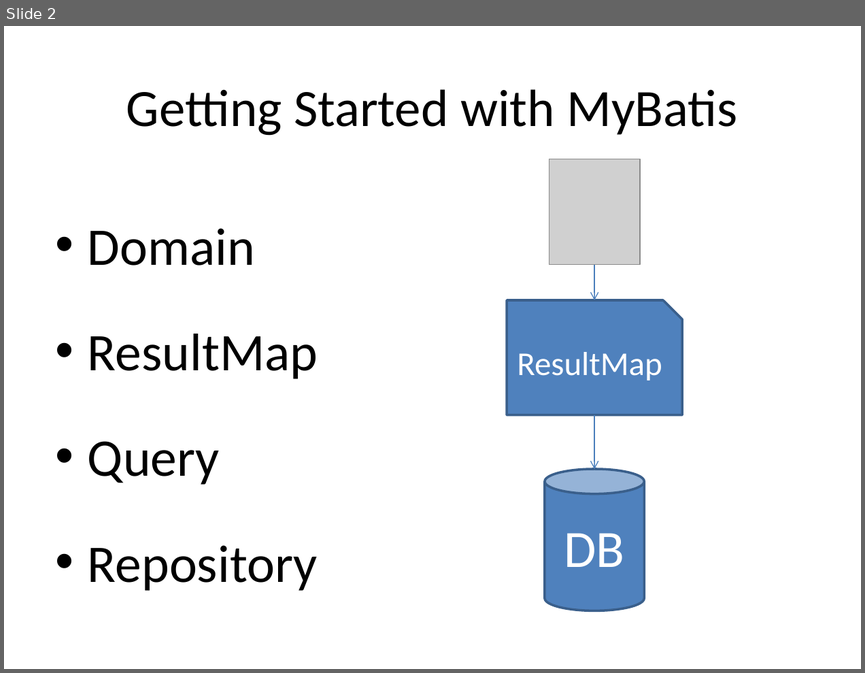
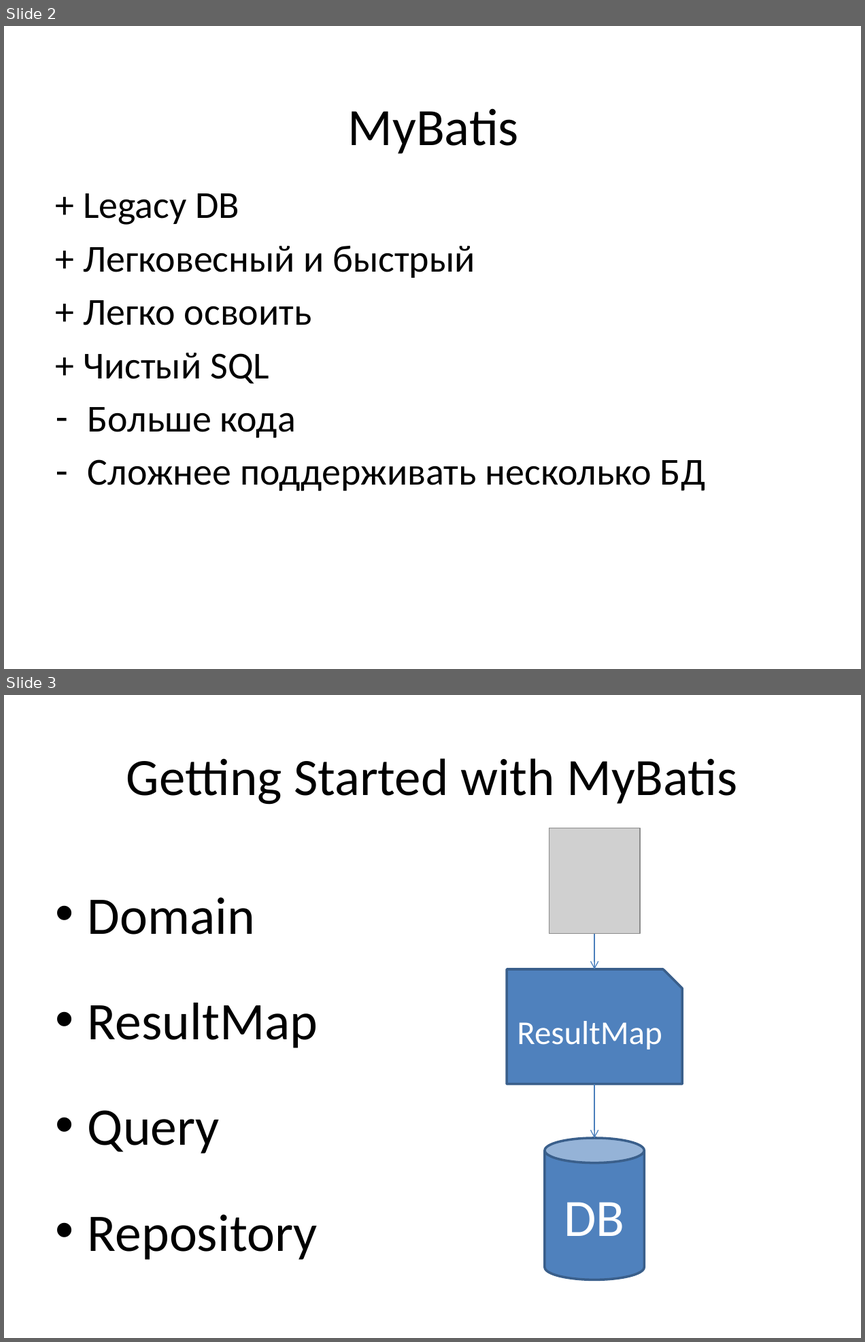
Before and after one commit to vitali-kviatkouski/personal, a slide deck: MyBatis.pptx. Shown one above the other, each under a label of ours: slide 2 before the commit, slides 2 and 3 after it. The pictures are 865x673 and 865x1342 pixels, drawn with LibreOffice and Linux fonts; fonts in the diff are those of the drawing; grey boxes stand for pictures. Boxes give left, top, right and bottom in pixels: in the first picture for what was removed or moved away, otherwise in the second. Text is boxed around its words. In the diff, an @@ line names an element or a change of style, - is before the commit and + after.

```diff
--- a/MyBatis.pptx
+++ b/MyBatis.pptx
@@ slide 2 added at bbox=[4, 26, 861, 669], background #FFFFFF @@
@@ title added at bbox=[347, 108, 519, 154], 44 pt, text #000000 @@
+MyBatis
@@ text added at bbox=[83, 193, 705, 491], 32 pt, text #000000 @@
++ Legacy DB
++ Легковесный и быстрый
++ Легко освоить
++ Чистый SQL
+– Больше кода
+– Сложнее поддерживать несколько БД
@@ what was slide 2 is now slide 3 @@
```
Also in this commit, not shown: 1 slide changed, 10 other slides added.
